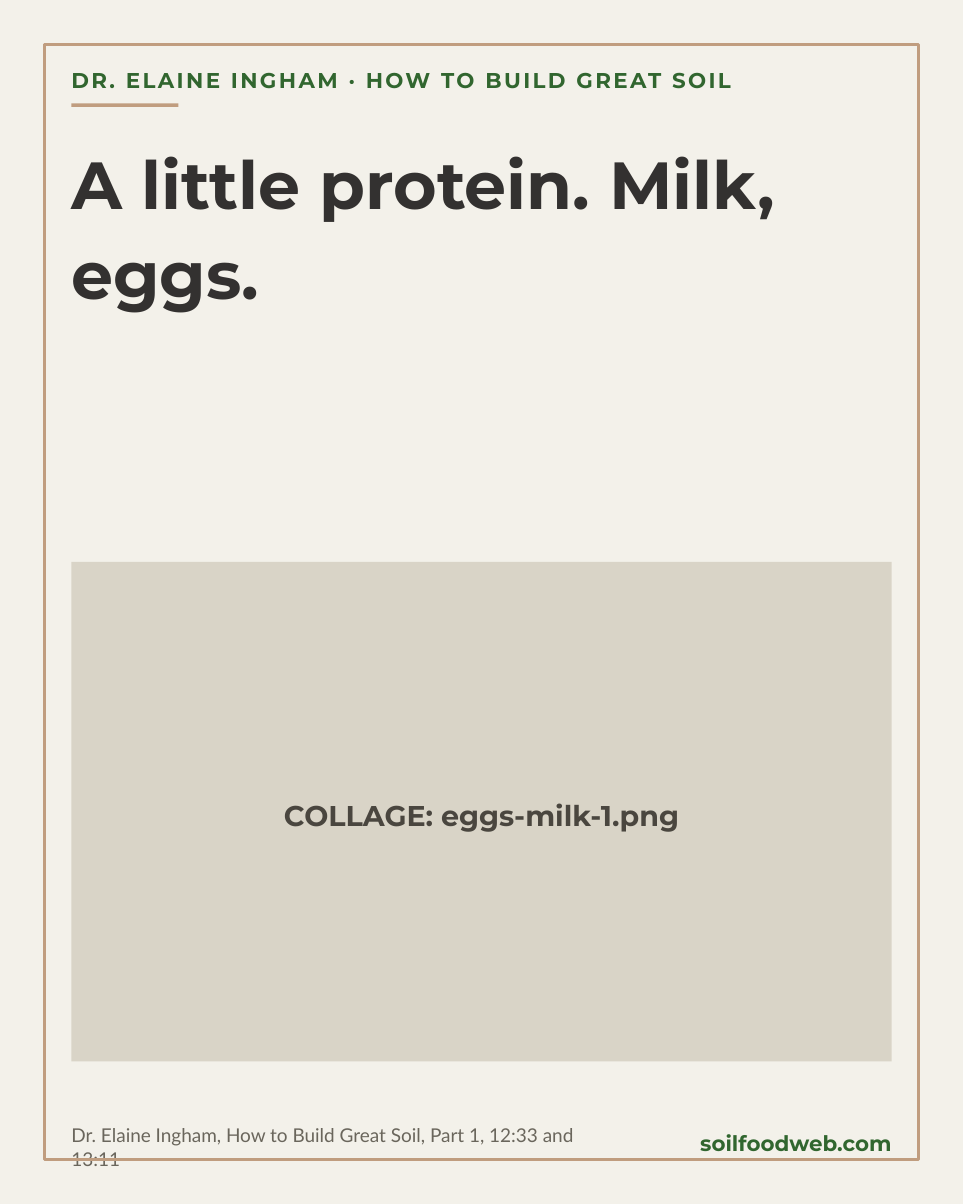
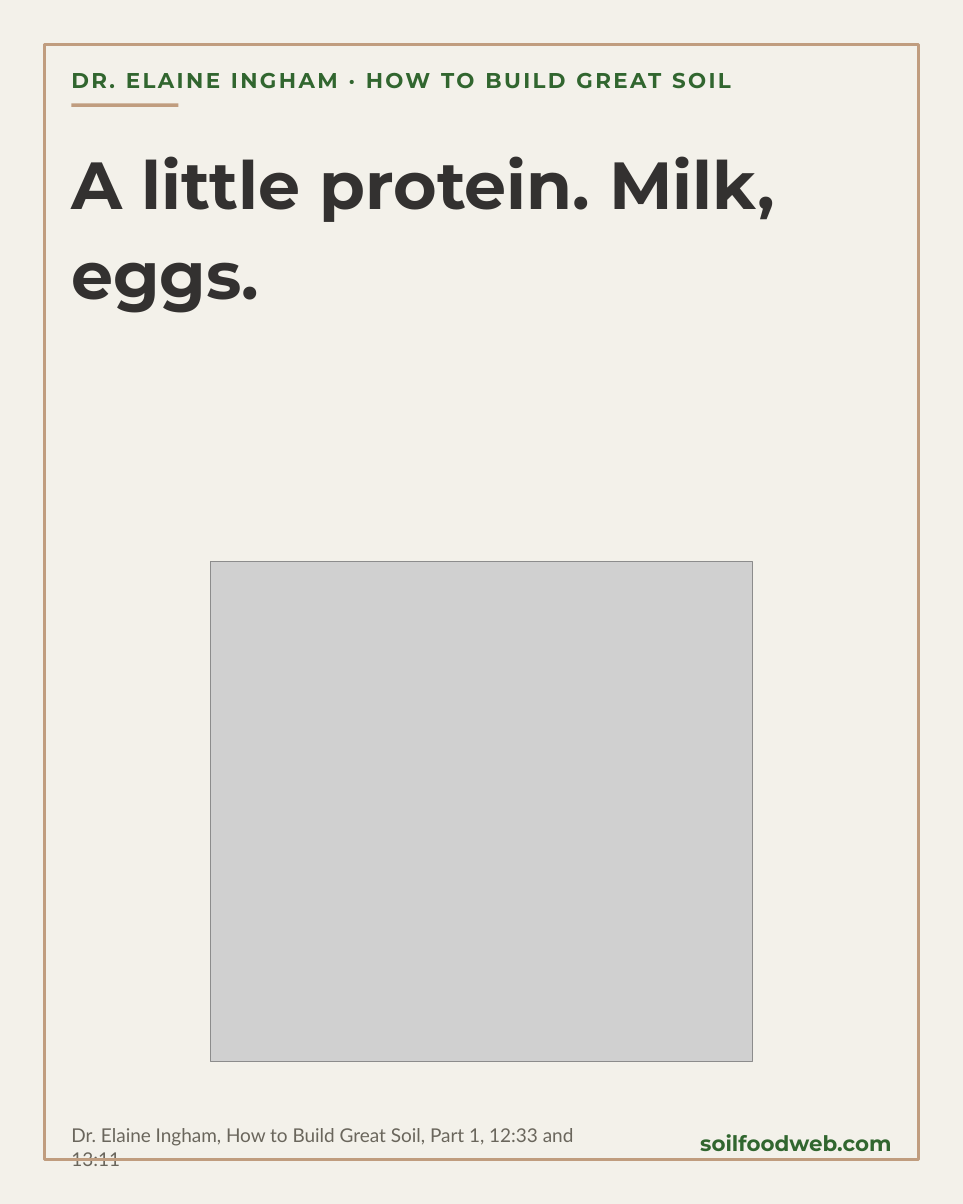
Before and after one commit to linneamoritznyc/SFW-SocialMedia, a slide deck: slide 3 of templates/posts/november/18-11-2026-wed-ig-bake-an-exudate.pptx. Drawn at 963x1204 pixels with LibreOffice and Linux fonts; fonts in the diff are those of the drawing; grey boxes stand for pictures. Boxes give left, top, right and bottom in pixels: in the first picture for what was removed or moved away, otherwise in the second. Text is boxed around its words. In the diff, an @@ line names an element or a change of style, - is before the commit and + after.

```diff
--- a/templates/posts/november/18-11-2026-wed-ig-bake-an-exudate.pptx
+++ b/templates/posts/november/18-11-2026-wed-ig-bake-an-exudate.pptx
@@ rectangle removed at bbox=[71, 562, 891, 1061] @@
@@ picture added at bbox=[211, 562, 752, 1061] @@
@@ text removed at bbox=[284, 803, 679, 832] @@
-COLLAGE: eggs-milk-1.png
```
Also in this commit, not shown: 4 other slides changed, 57 other files.
